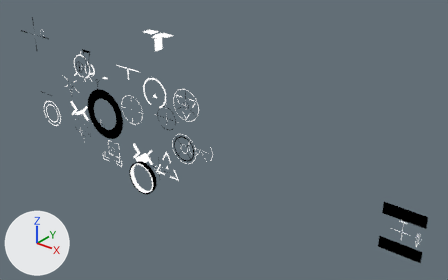
Two versions of the Blender file [workfiles]/reticle.blend, one commit apart.
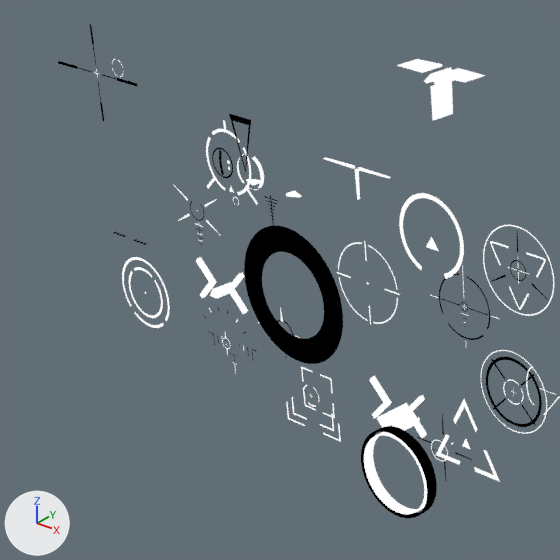
Each version is shown whole from a 50 mm lens placed at (97.7, -86.5, 53.9), pointed at (29.8, -1.5, 1.2), then close up on the part from 0% to 45% of the width and 3% to 75% of the height. The lights are fixed; the arrows at lower left show +X, +Y and +Z. Text is drawn in Blender's own font.

The first close-up shows 'Border', 'Plane', 'Scope2', 'fal', 'micro', 'okp', 'rm', 'top of the pops', 'uwu'.
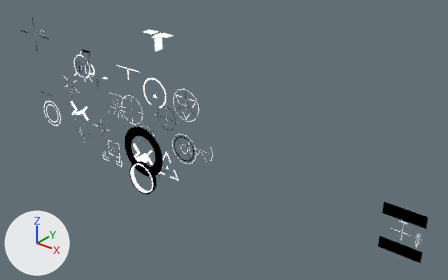
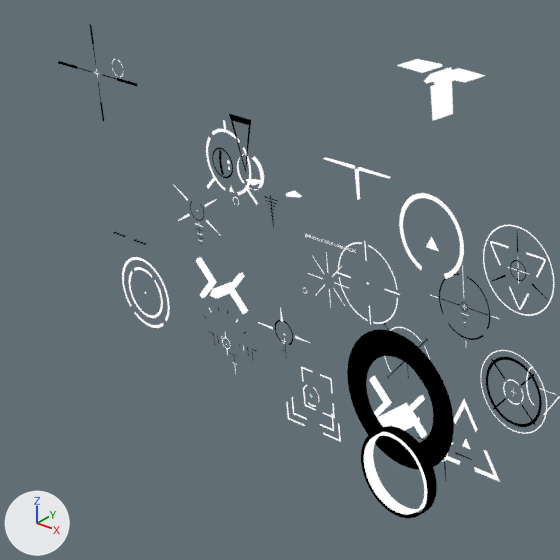
What differs and where, as boxes [x1, y1, x2, y2] in the close-ups (560 x 560 px):
'Border', moved: before [244, 226, 343, 364]; after [347, 330, 454, 470]
'scope', added: after [383, 323, 430, 395]
'Holo2', added: after [303, 252, 350, 307]
'Text.001', added: after [305, 233, 356, 253]

What changed in the scene script:
```text
Add me_plane_002:
    me_plane_002.from_pydata(...)  # 48 vertices, 12 faces; spans x -2.44..2.44, y -4.5..-2.0, z -2.44..2.44
    me_plane_002.materials.append(mat_white)
Add me_circle_013:
    me_circle_013.from_pydata(...)  # 214 vertices, 86 faces; spans x -2.62..2.62, y 0.0, z -2.46..2.62
    # faces by material slot: [69, 17]
    me_circle_013.materials.append(mat_white)
    me_circle_013.materials.append(mat_black)
Add txt_text_001:
    txt_text_001 = bpy.data.curves.new('Text.001', 'FONT')
    txt_text_001.body = '>Calibration failed successfully'
    txt_text_001.materials.append(mat_white)
    txt_text_001.size = 0.477
Change ob_border:
    ob_border.location: (0.0, 0.0, 0.0) -> (11.31, 0.0, -5.56)
Add ob_text_001:
    ob_text_001 = bpy.data.objects.new('Text.001', txt_text_001)
    ob_text_001.parent = ob_holo2
    ob_text_001.location = (3.429, -1.984, 3.202)
    ob_text_001.rotation_euler = (1.571, 0.0, 3.142)  # degrees (90, 0, 180)
Add ob_holo2:
    ob_holo2 = bpy.data.objects.new('Holo2', me_plane_002)
    ob_holo2.location = (0.0, 0.0, 0.0)
Add ob_scope_1:
    ob_scope_1 = bpy.data.objects.new('scope', me_circle_013)
    ob_scope_1.location = (8.45, -2.0, -4.34)
```
